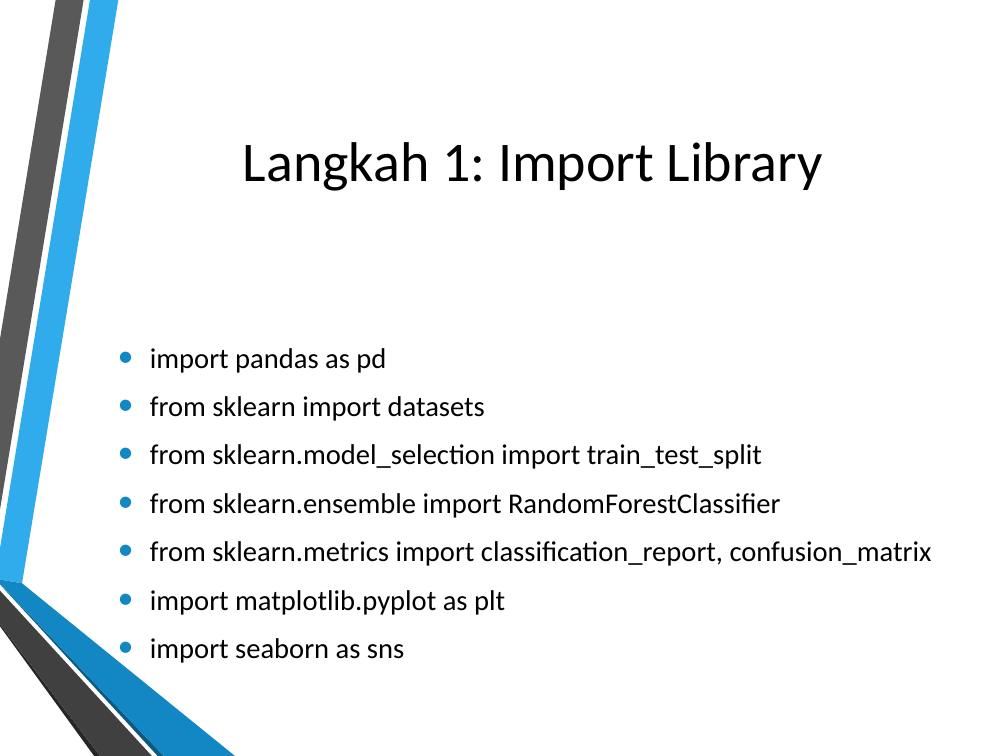
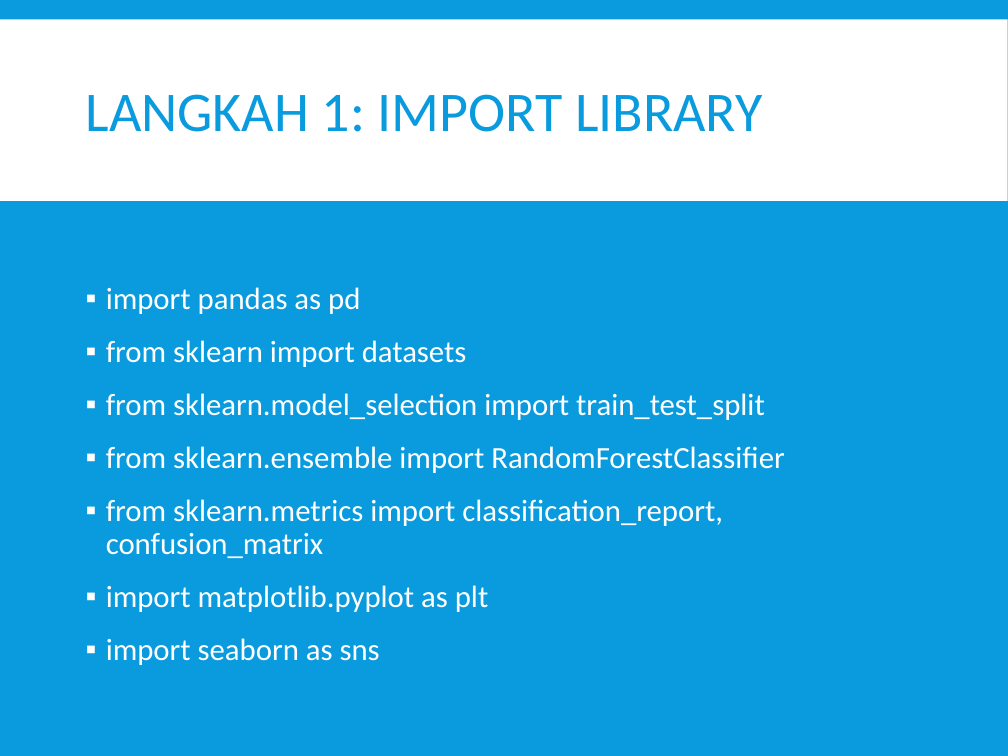
Before and after one commit to Adesartika33/Proyek-Analisis-Data-Dataset-Iris, a slide deck: slide 3 of Proyek_Analisis_Dataset_Iris_Ade Sartika Johanna Lumbantobing.pptx. Drawn at 1008x756 pixels with LibreOffice and Linux fonts; fonts in the diff are those of the drawing; background and template pictures are left out. Boxes give left, top, right and bottom in pixels: in the first picture for what was removed or moved away, otherwise in the second. Text is boxed around its words. In the diff, an @@ line names an element or a change of style, - is before the commit and + after.

```diff
--- a/Proyek_Analisis_Dataset_Iris_Ade Sartika Johanna Lumbantobing.pptx
+++ b/Proyek_Analisis_Dataset_Iris_Ade Sartika Johanna Lumbantobing.pptx
@@ background picture (left out) to #099BDD @@
@@ rectangle added at (0,19,1008,201), fill #FFFFFF @@
@@ title at (86,94,762,132): text changed; text colour #000000 to #099BDD @@
-Langkah 1: Import Library
+LANGKAH 1: IMPORT LIBRARY
@@ text "import pandas as pd": place and size @@
-text "import pandas as pd" at (150,348,932,663)
+text "import pandas as pd" at (106,287,784,665)
@@ text "import pandas as pd" at (106,287,784,665): size 20.4 to 22 pt, text colour #000000 to #FFFFFF; bullet • to ▪; line spacing 1 to 0.9; more space between paragraphs; bullet colour #1287C3 to #FFFFFF; vertical alignment middle to top @@
@@ group removed at (0,0,235,756): 6 freeform shapes @@
```
Also in this commit, not shown: 12 other slides changed, 2 slides added.
